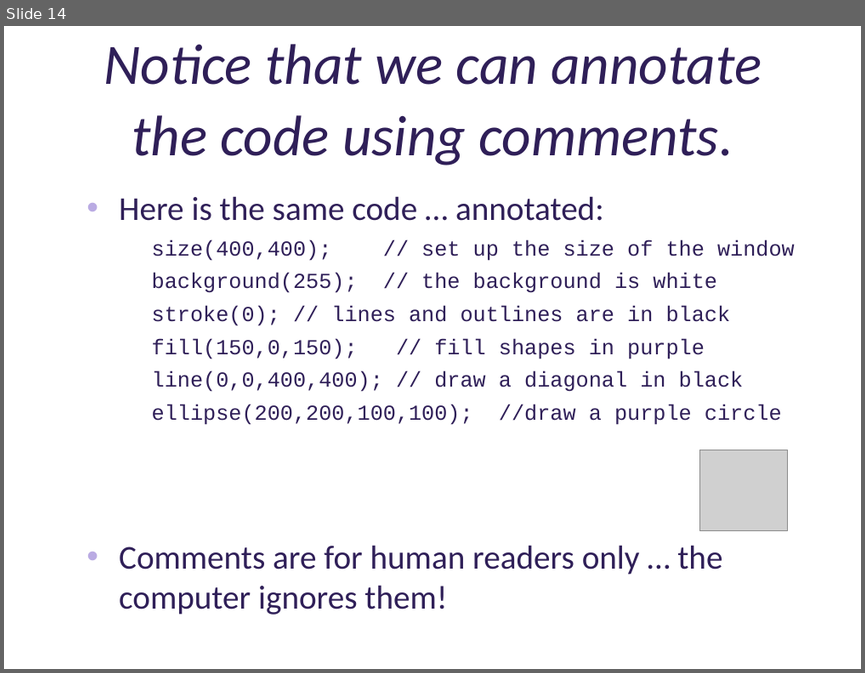
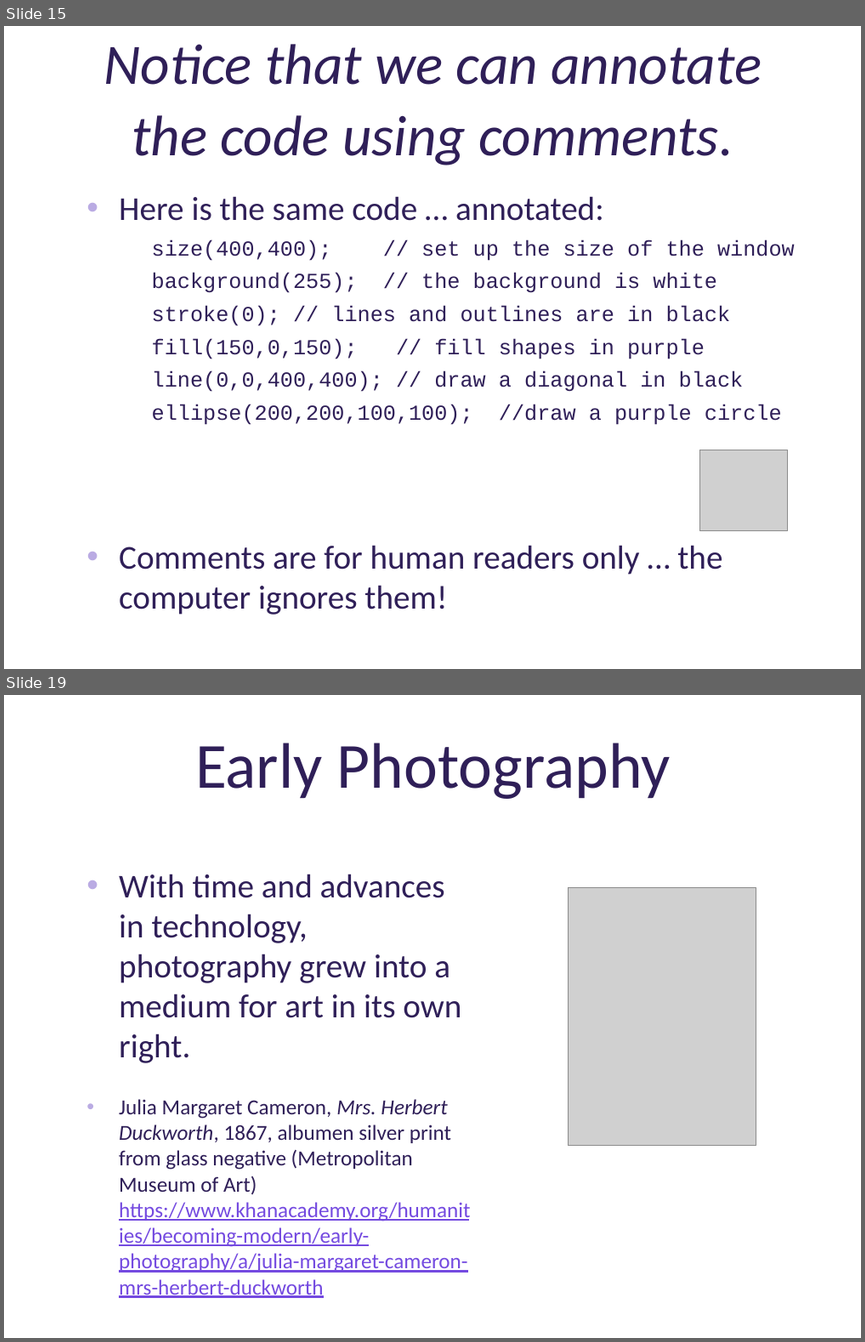
Before and after one commit to deenaengel/TF3_ProcessingSlides, a slide deck: Processing_Presentation_TF3_DE_notes.pptx. Shown one above the other, each under a label of ours: slide 14 before the commit, slides 15 and 19 after it; the slides between them are not shown. The pictures are 865x673 and 865x1342 pixels, drawn with LibreOffice and Linux fonts; fonts in the diff are those of the drawing; grey boxes stand for pictures; background and template pictures are left out. Boxes give left, top, right and bottom in pixels: in the first picture for what was removed or moved away, otherwise in the second. Text is boxed around its words. In the diff, an @@ line names an element or a change of style, - is before the commit and + after.

```diff
--- a/Processing_Presentation_TF3_DE_notes.pptx
+++ b/Processing_Presentation_TF3_DE_notes.pptx
@@ slide 19 added at (4,695,861,1338), background picture (left out) @@
@@ title added at (195,743,670,799), 54 pt, text #2F1F58 @@
+Early Photography
@@ text added at (119,873,470,1298), 18 pt, text #2F1F58 @@
+• With time and advances in technology, photography grew into a medium for art in its own right.
+• Julia Margaret Cameron, Mrs. Herbert Duckworth, 1867, albumen silver print from glass negative (Metropolitan Museum of Art) https://www.khanacademy.org/humanities/becoming-modern/early-photography/a/julia-margaret-cameron-mrs-herbert-duckworth
@@ picture added at (568,888,755,1145) @@
@@ what was slide 14 is now slide 15 @@
```
Also in this commit, not shown: 1 slide changed, 21 other slides added, 3 slides removed, 1 other file.
